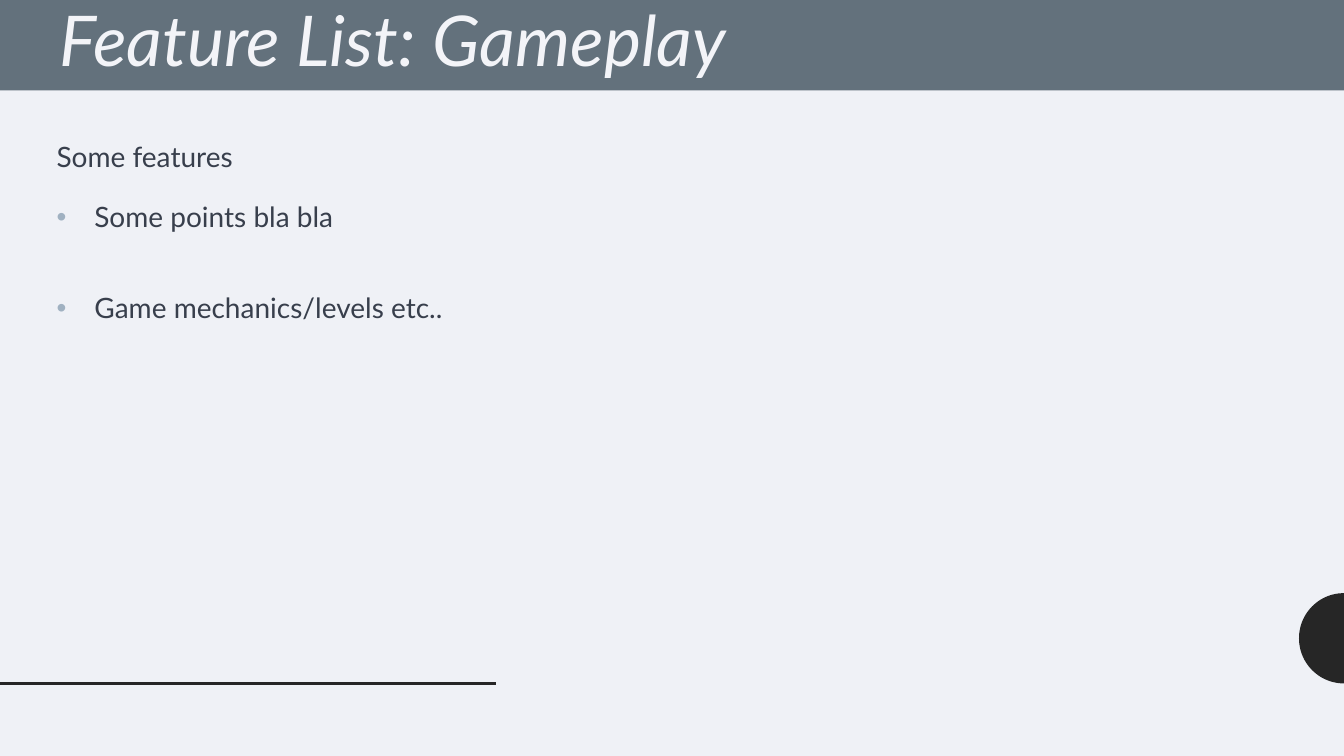
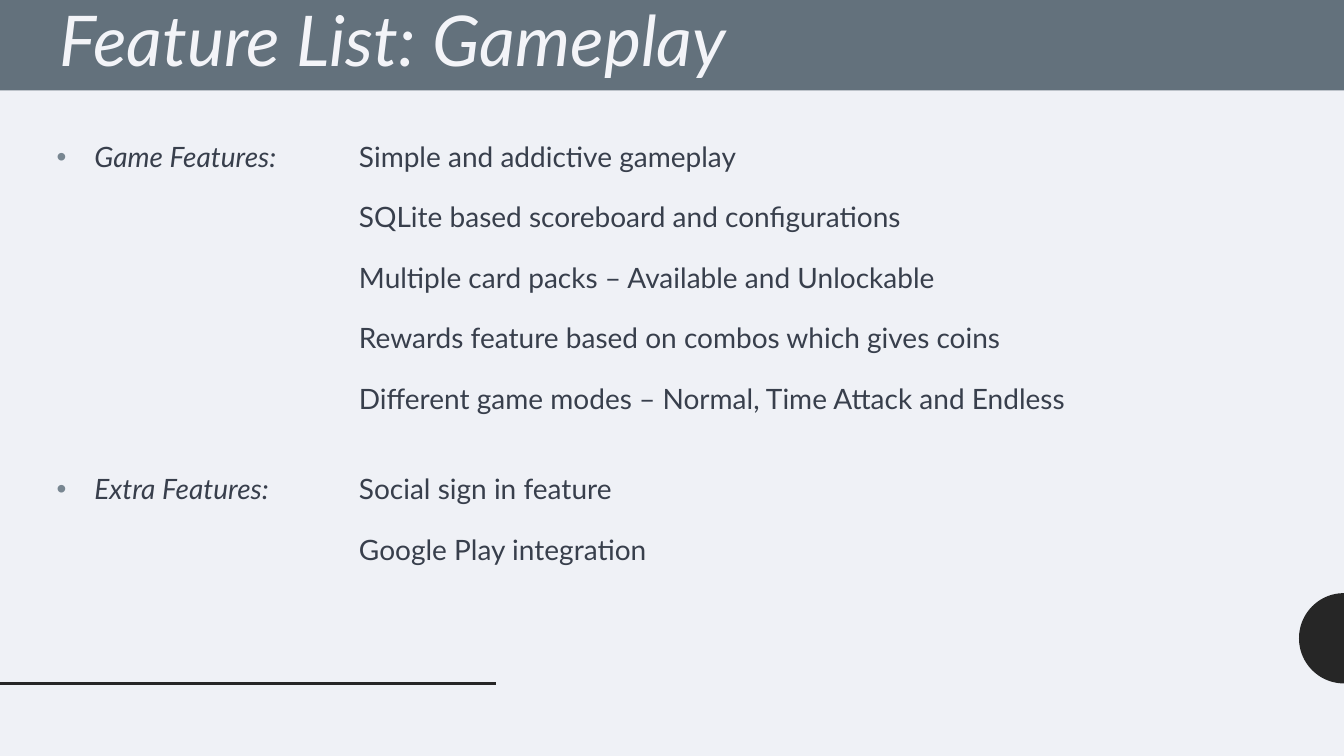
Before and after one commit to rahul-rkt/ColorMemory, a slide deck: slide 5 of Documentation/Game Plan.pptx. Drawn at 1344x756 pixels with LibreOffice and Linux fonts; fonts in the diff are those of the drawing. Boxes give left, top, right and bottom in pixels: in the first picture for what was removed or moved away, otherwise in the second. Text is boxed around its words. In the diff, an @@ line names an element or a change of style, - is before the commit and + after.

Commit message:
Game Plan Submitted

```diff
--- a/Documentation/Game Plan.pptx
+++ b/Documentation/Game Plan.pptx
@@ text at (x1=94, y1=146, x2=1065, y2=565): text changed @@
-Some features
-• Some points bla bla
-• Game mechanics/levels etc..
+• Game Features: Simple and addictive gameplay
+SQLite based scoreboard and configurations
+Multiple card packs – Available and Unlockable
+Rewards feature based on combos which gives coins
+Different game modes – Normal, Time Attack and Endless
+• Extra Features: Social sign in feature
+Google Play integration
```
Also in this commit, not shown: 8 other slides changed, 4 other files.
